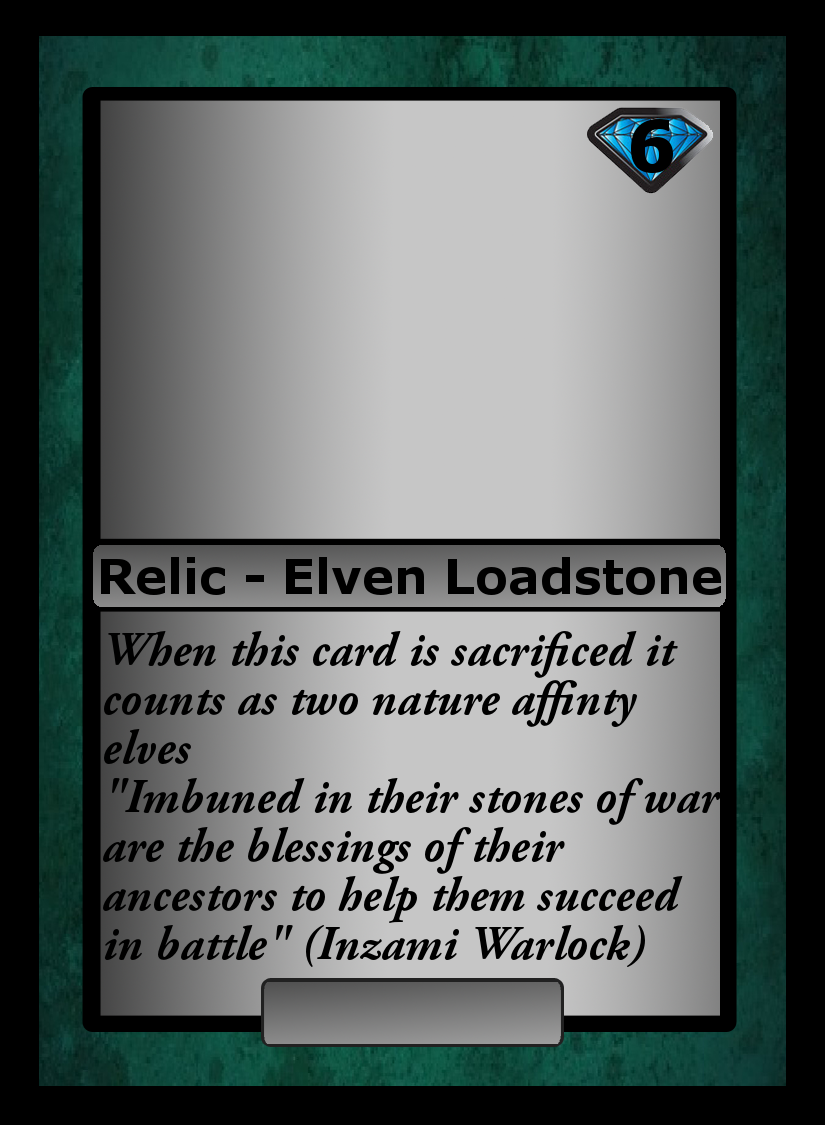
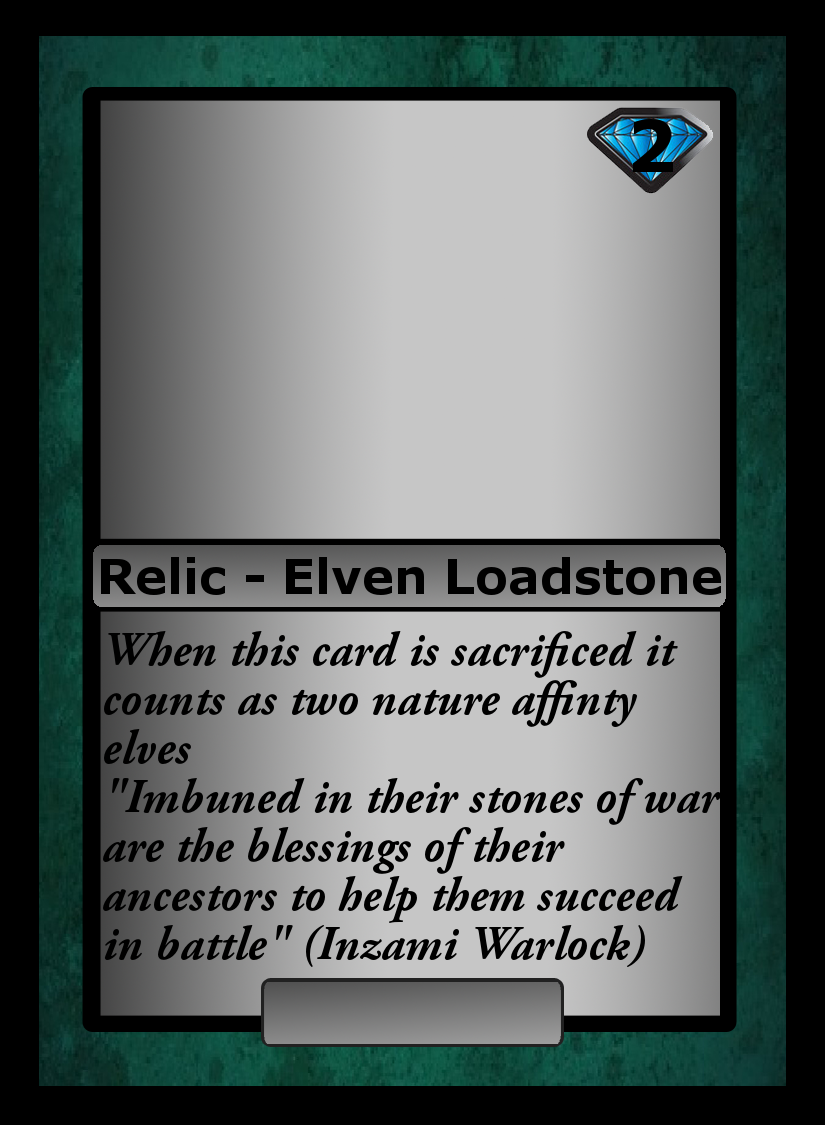
Before/after of a 825px x 1125px layered artwork. What changed in the layer stack:
renamed "6" to "2", painted on it over [631, 119, 673, 173]
